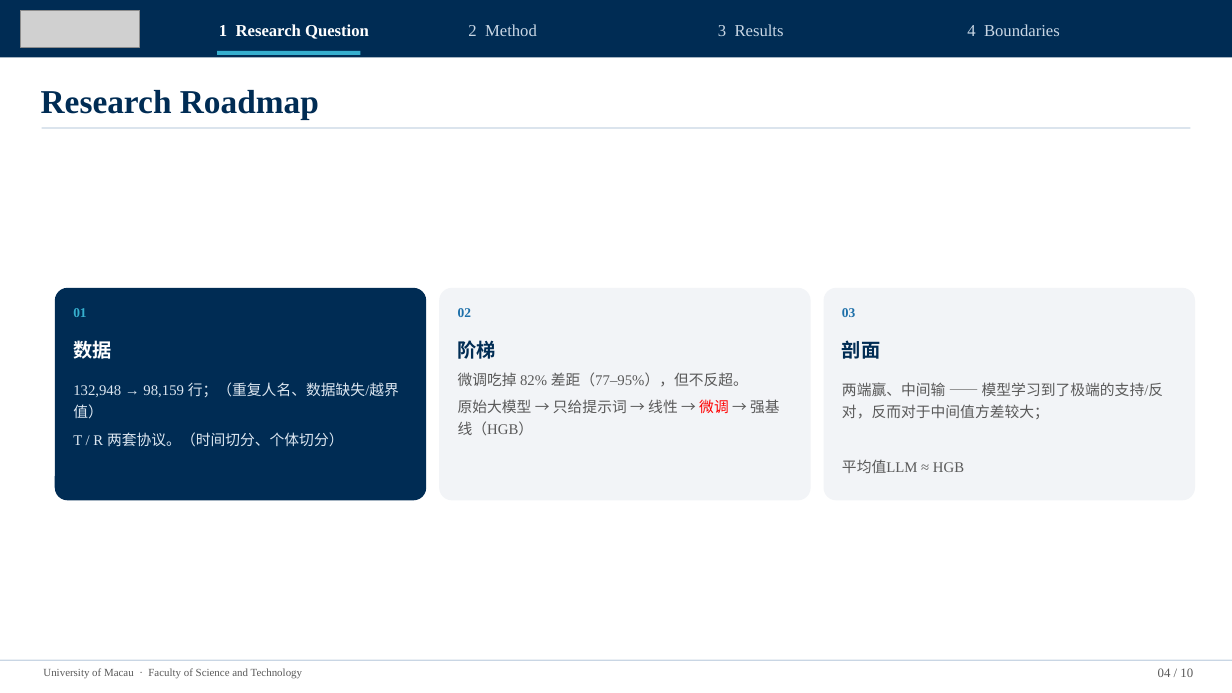
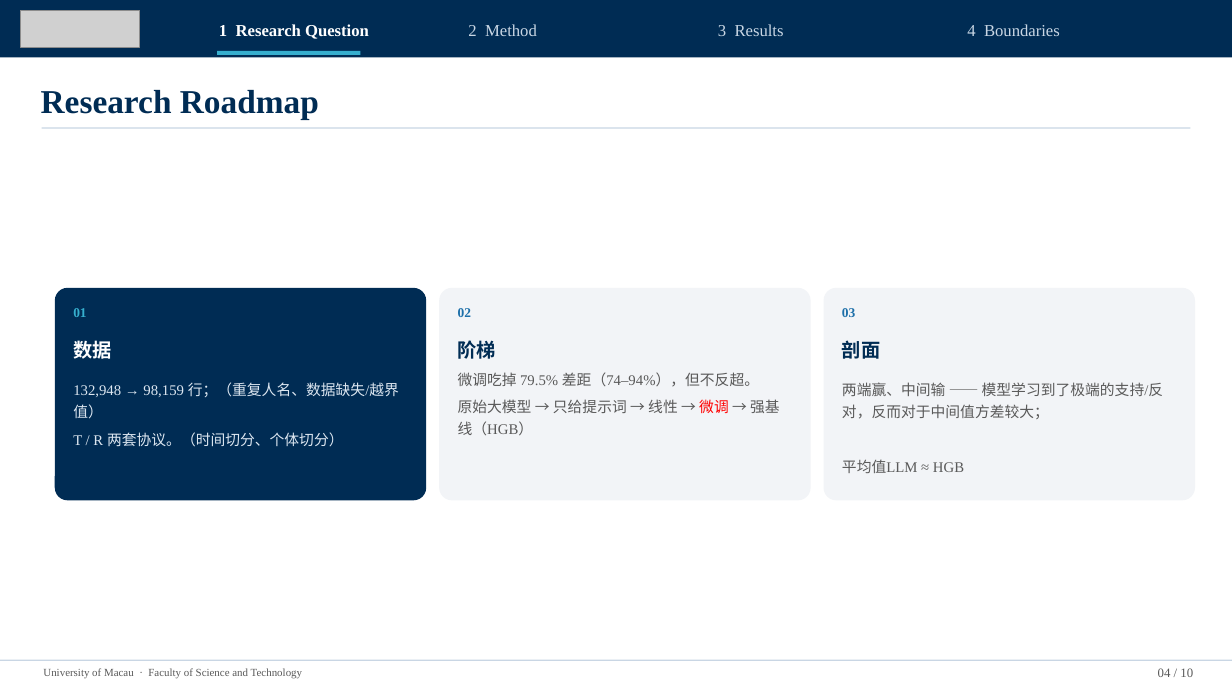
Before and after one commit to gyro-zpl/fas_pro, a slide deck: slide 4 of docs/04_论文稿件/导师阶段汇报_UMAC_2026-11-23.pptx. Drawn at 1232x693 pixels with LibreOffice and Linux fonts; fonts in the diff are those of the drawing; grey boxes stand for pictures. Boxes give left, top, right and bottom in pixels: in the first picture for what was removed or moved away, otherwise in the second. Text is boxed around its words. In the diff, an @@ line names an element or a change of style, - is before the commit and + after.

```diff
--- a/docs/04_论文稿件/导师阶段汇报_UMAC_2026-11-23.pptx
+++ b/docs/04_论文稿件/导师阶段汇报_UMAC_2026-11-23.pptx
@@ text at (458,372,759,387): text changed @@
-微调吃掉 82% 差距（77–95%），但不反超。
+微调吃掉 79.5% 差距（74–94%），但不反超。
```
Also in this commit, not shown: 2 other slides changed.
